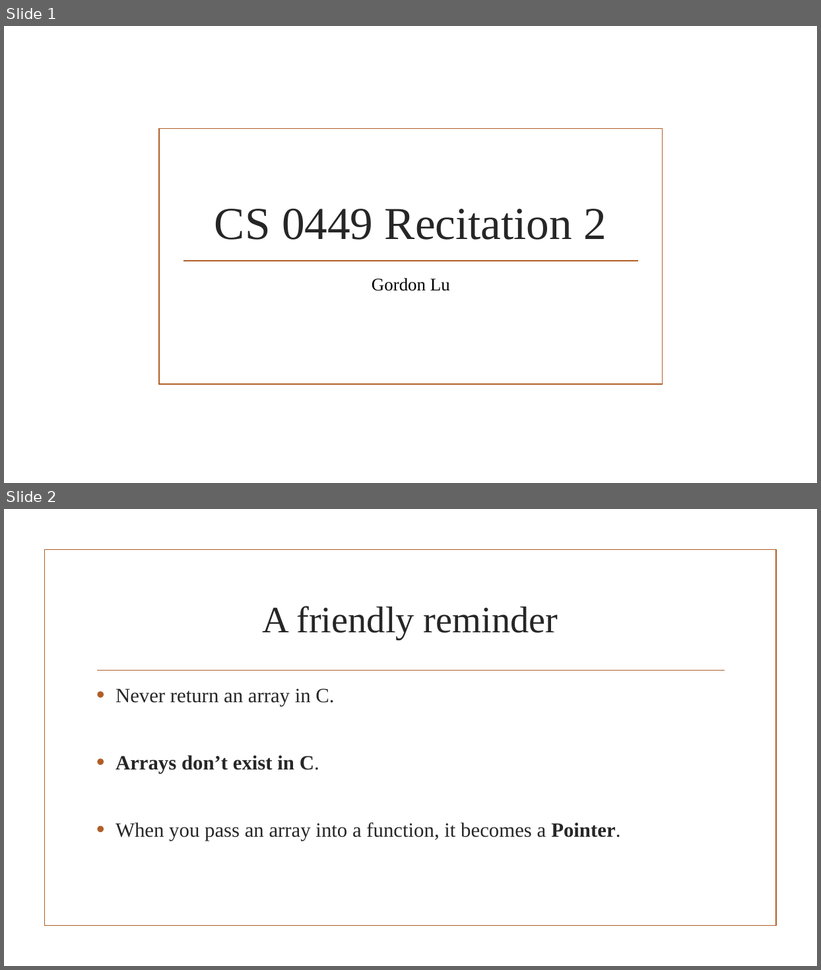
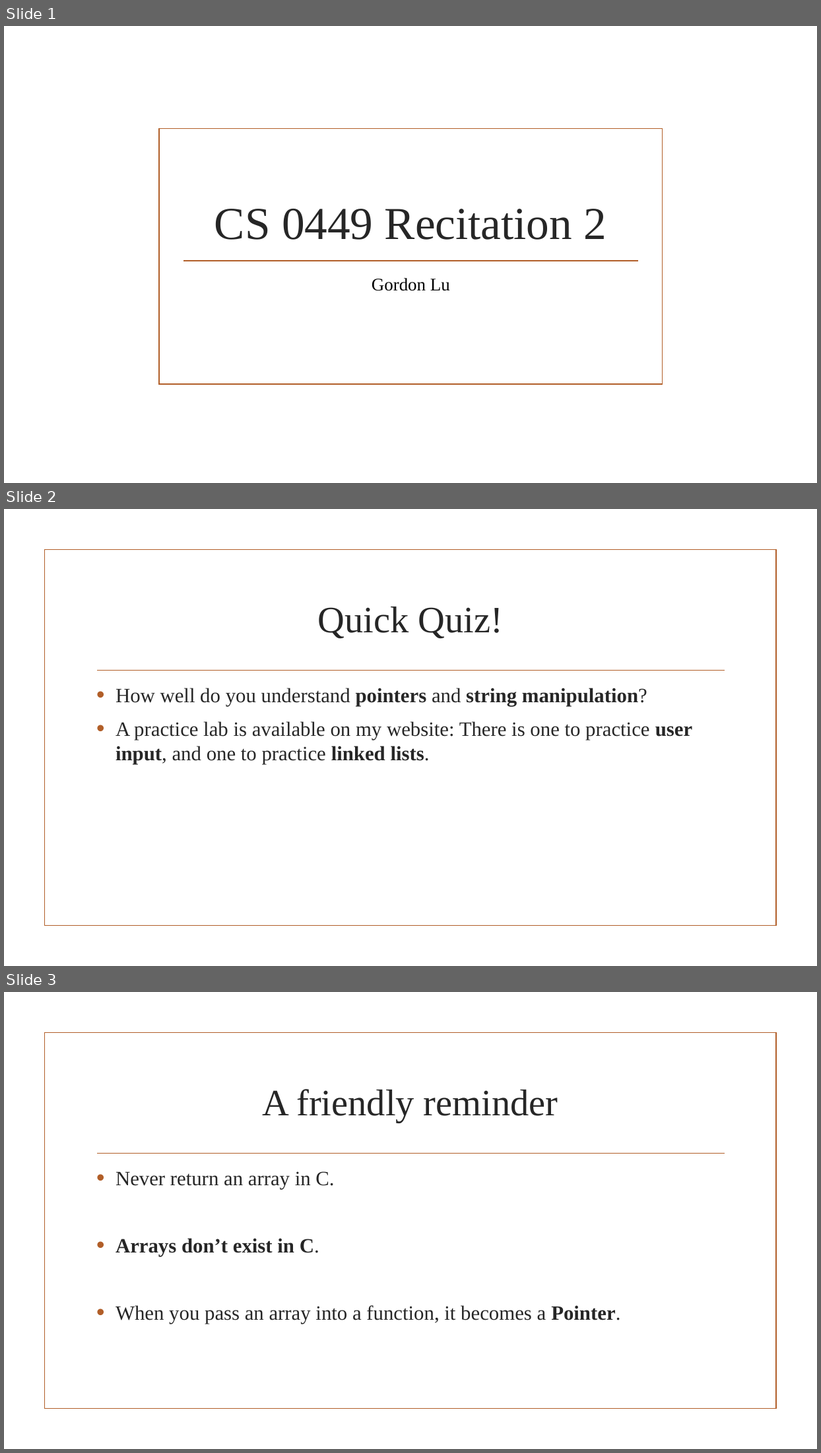
Before and after one commit to glu99331/glu99331.github.io, a slide deck: files/CS449/CS_0449_Recitation_2.pptx. Shown one above the other, each under a label of ours: slides 1 and 2 before the commit, slides 1, 2 and 3 after it. The pictures are 821x970 and 821x1453 pixels, drawn with LibreOffice and Linux fonts; fonts in the diff are those of the drawing; background and template pictures are left out. Boxes give left, top, right and bottom in pixels: in the first picture for what was removed or moved away, otherwise in the second. Text is boxed around its words. In the diff, an @@ line names an element or a change of style, - is before the commit and + after.

Commit message:
Uploaded CS449 practice files, and updated CS 449 slides

```diff
--- a/files/CS449/CS_0449_Recitation_2.pptx
+++ b/files/CS449/CS_0449_Recitation_2.pptx
@@ slide 2 added at bbox=[4, 509, 817, 966], background picture (left out); not listed: 2 template elements that a slide beside it also shows @@
@@ title added at bbox=[318, 607, 503, 638], 44 pt, text #262626 @@
+Quick Quiz!
@@ text added at bbox=[116, 688, 692, 764], 24 pt, text #262626 @@
+• How well do you understand pointers and string manipulation?
+• A practice lab is available on my website: There is one to practice user input, and one to practice linked lists.
@@ what was slide 2 is now slide 3 @@
```
Also in this commit, not shown: 2 slides changed, 2 other slides added, 4 other files.
